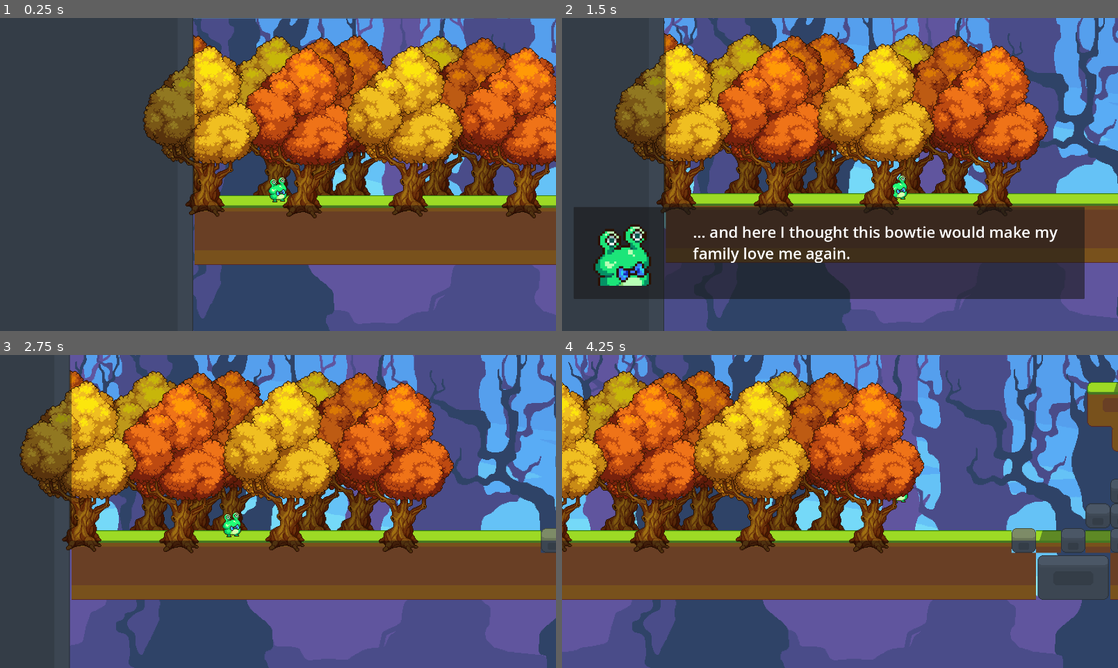
Above: before the commit, frames 1-4 (two rows, left to right).
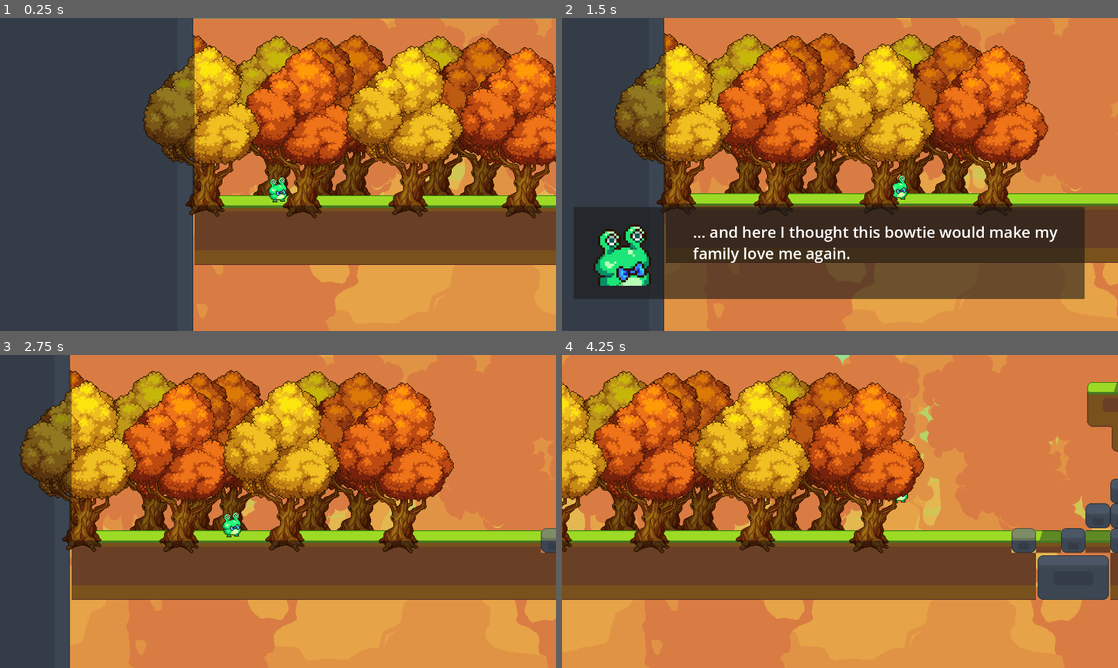
Above: after the commit, the same moments.

Repository: tjjoris/DEP_GoedWareJam
Game: Godot game, scene res://levels/level_jacob.tscn
The game is run twice, just before and just after one commit, with the same random seed, the same clock (stepped at 60 frames per second) and the same inputs. The engine's default icon, where the game draws it, is replaced by a stand-in: a white triangle on a blue panel in a dark square.
Inputs:
- Up to frame 1 (0.25 s): no input
- Up to frame 2 (1.5 s): tap Enter at 0.5 s; hold D (right) from 0.53 s (still down); tap E (continue_dialogue) at 0.6, 1.35 s; tap Space (jump) at 0.77 s
- Up to frame 3 (2.75 s): tap Space (jump) at 1.52 s; tap E (continue_dialogue) at 2, 2.1 s; release D (right) at 2.03 s; hold A (left) from 2.03 s (still down)
- Up to frame 4 (4.25 s): release A (left) at 2.78 s; hold D (right) from 2.78 s (still down); tap E (continue_dialogue) at 2.85, 3.6 s; tap Space (jump) at 3.02, 3.77 s

The runs differ from the first frame. In frame 1, 23% of the frame differs, in the area x 34-100%, y 0-100%; in frame 2, 35%; in frame 3, 40%; in frame 4, 50%, in the area x 0-100%, y 0-100%.

Commit message:
Normal world Parallax

Diff:
--- a/levels/BackgroundShift.gd
+++ b/levels/BackgroundShift.gd
@@ -1,6 +1,10 @@
 extends ParallaxBackground
 @export var bg_overworld = preload("res://levels/sprites/_bg_allmage.png")
 @export var bg_shadow = preload("res://levels/sprites/_bg_allmage_shadow.png")
+const BACKGROUND_NORMALWORLD_0 = preload("res://levels/background/overworld/background_normalworld_0.png")
+const BACKGROUND_NORMALWORLD_1 = preload("res://levels/background/overworld/background_normalworld_1.png")
+const BACKGROUND_NORMALWORLD_2 = preload("res://levels/background/overworld/background_normalworld_2.png")
+const BACKGROUND_NORMALWORLD_3 = preload("res://levels/background/overworld/background_normalworld_3.png")
 const BACKGROUND_SHADOWWORLD_0 = preload("res://levels/background/shadowworld/background_shadowworld_0.png")
 const BACKGROUND_SHADOWWORLD_1 = preload("res://levels/background/shadowworld/background_shadowworld_1.png")
 const BACKGROUND_SHADOWWORLD_2 = preload("res://levels/background/shadowworld/background_shadowworld_2.png")
@@ -15,15 +19,15 @@
 func shift_to_shadow():
 	if BACKGROUND_SHADOWWORLD_0:
 		background_sprite_0.texture = BACKGROUND_SHADOWWORLD_0
-		#background_sprite_1.texture = BACKGROUND_SHADOWWORLD_1
-		#background_sprite_2.texture = BACKGROUND_SHADOWWORLD_2
-		#background_sprite_3.texture = BACKGROUND_SHADOWWORLD_3
+		background_sprite_1.texture = BACKGROUND_SHADOWWORLD_1
+		background_sprite_2.texture = BACKGROUND_SHADOWWORLD_2
+		background_sprite_3.texture = BACKGROUND_SHADOWWORLD_3
 		pass
 
 func shift_to_overworld():
 	if background_sprite_0 != null && bg_overworld:
-		background_sprite_0.texture = bg_overworld
-		#background_sprite_1.texture = null
-		#background_sprite_2.texture = null
-		#background_sprite_3.texture = null
+		background_sprite_0.texture = BACKGROUND_NORMALWORLD_0
+		background_sprite_1.texture = BACKGROUND_NORMALWORLD_1
+		background_sprite_2.texture = BACKGROUND_NORMALWORLD_2
+		background_sprite_3.texture = BACKGROUND_NORMALWORLD_3
 		pass
--- a/levels/background/parallax_background.tscn
+++ b/levels/background/parallax_background.tscn
@@ -1,10 +1,10 @@
 [gd_scene load_steps=6 format=3 uid="uid://be1h7270jb3k7"]
 
 [ext_resource type="Script" path="res://levels/BackgroundShift.gd" id="1_shq5h"]
-[ext_resource type="Texture2D" uid="uid://ber5wqgmkjdef" path="res://levels/sprites/_bg_allmage.png" id="2_533pw"]
-[ext_resource type="Texture2D" uid="uid://dc3eu3q7ikei7" path="res://levels/background/shadowworld/background_shadowworld_1.png" id="2_ky4wc"]
-[ext_resource type="Texture2D" uid="uid://b4ayqts8y72a1" path="res://levels/background/shadowworld/background_shadowworld_2.png" id="3_lewsv"]
-[ext_resource type="Texture2D" uid="uid://d1bmlyd3abnh3" path="res://levels/background/shadowworld/background_shadowworld_3.png" id="4_gkqvs"]
+[ext_resource type="Texture2D" uid="uid://8v4bfpdvuqiv" path="res://levels/background/overworld/background_normalworld_0.png" id="2_vdyok"]
+[ext_resource type="Texture2D" uid="uid://cu6dxke8aes5q" path="res://levels/background/overworld/background_normalworld_1.png" id="3_af4an"]
+[ext_resource type="Texture2D" uid="uid://dhs6agunehdmx" path="res://levels/background/overworld/background_normalworld_2.png" id="4_axs70"]
+[ext_resource type="Texture2D" uid="uid://blce35p136opo" path="res://levels/background/overworld/background_normalworld_3.png" id="5_je5nq"]
 
 [node name="ParallaxBackground" type="ParallaxBackground"]
 script = ExtResource("1_shq5h")
@@ -17,7 +17,7 @@
 [node name="BackgroundSprite_0" type="Sprite2D" parent="ParallaxLayer_0"]
 unique_name_in_owner = true
 texture_filter = 1
-texture = ExtResource("2_533pw")
+texture = ExtResource("2_vdyok")
 centered = false
 
 [node name="ParallaxLayer_1" type="ParallaxLayer" parent="."]
@@ -28,7 +28,7 @@
 [node name="BackgroundSprite_1" type="Sprite2D" parent="ParallaxLayer_1"]
 unique_name_in_owner = true
 texture_filter = 1
-texture = ExtResource("2_ky4wc")
+texture = ExtResource("3_af4an")
 centered = false
 
 [node name="ParallaxLayer_2" type="ParallaxLayer" parent="."]
@@ -39,7 +39,7 @@
 [node name="BackgroundSprite_2" type="Sprite2D" parent="ParallaxLayer_2"]
 unique_name_in_owner = true
 texture_filter = 1
-texture = ExtResource("3_lewsv")
+texture = ExtResource("4_axs70")
 centered = false
 
 [node name="ParallaxLayer_3" type="ParallaxLayer" parent="."]
@@ -50,5 +50,5 @@
 [node name="BackgroundSprite_3" type="Sprite2D" parent="ParallaxLayer_3"]
 unique_name_in_owner = true
 texture_filter = 1
-texture = ExtResource("4_gkqvs")
+texture = ExtResource("5_je5nq")
 centered = false
Not shown, added: Builds/1440x810/index.apple-touch-icon.png.import
Not shown, added: Builds/1440x810/index.icon.png.import
Not shown, added: Builds/1440x810/index.png.import
Binary file added: levels/background/overworld/background_normalworld_0.png
Not shown, added: levels/background/overworld/background_normalworld_0.png.import
Binary file added: levels/background/overworld/background_normalworld_1.png
Not shown, added: levels/background/overworld/background_normalworld_1.png.import
Binary file added: levels/background/overworld/background_normalworld_2.png
Not shown, added: levels/background/overworld/background_normalworld_2.png.import
Binary file added: levels/background/overworld/background_normalworld_3.png
Not shown, added: levels/background/overworld/background_normalworld_3.png.import
Not shown, added: Builds/1440x810.zip
(and 10 more such lines)
